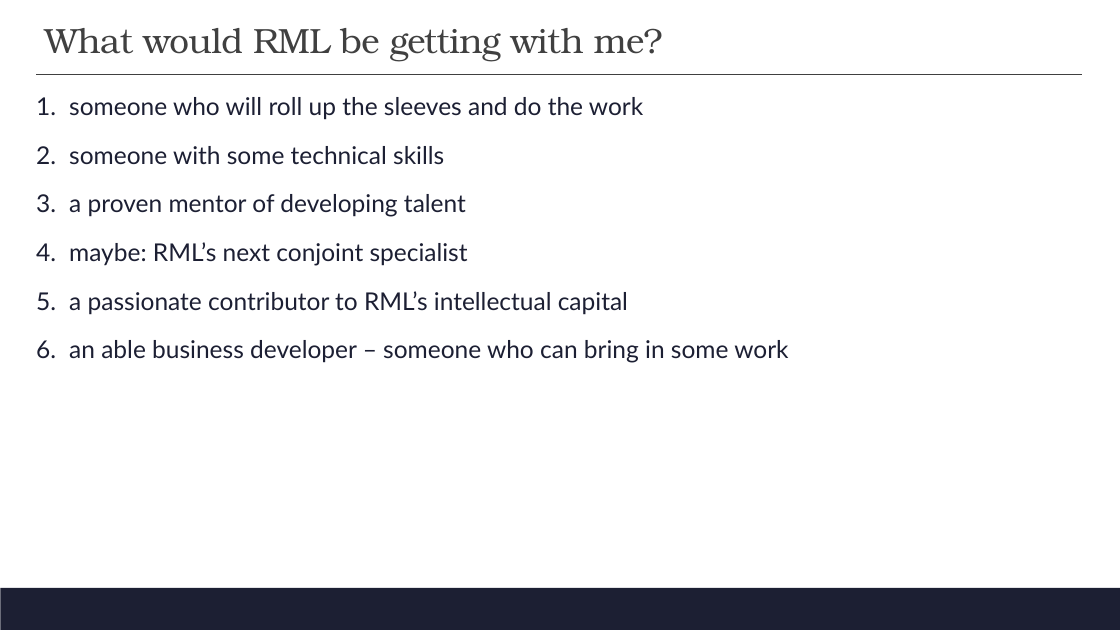
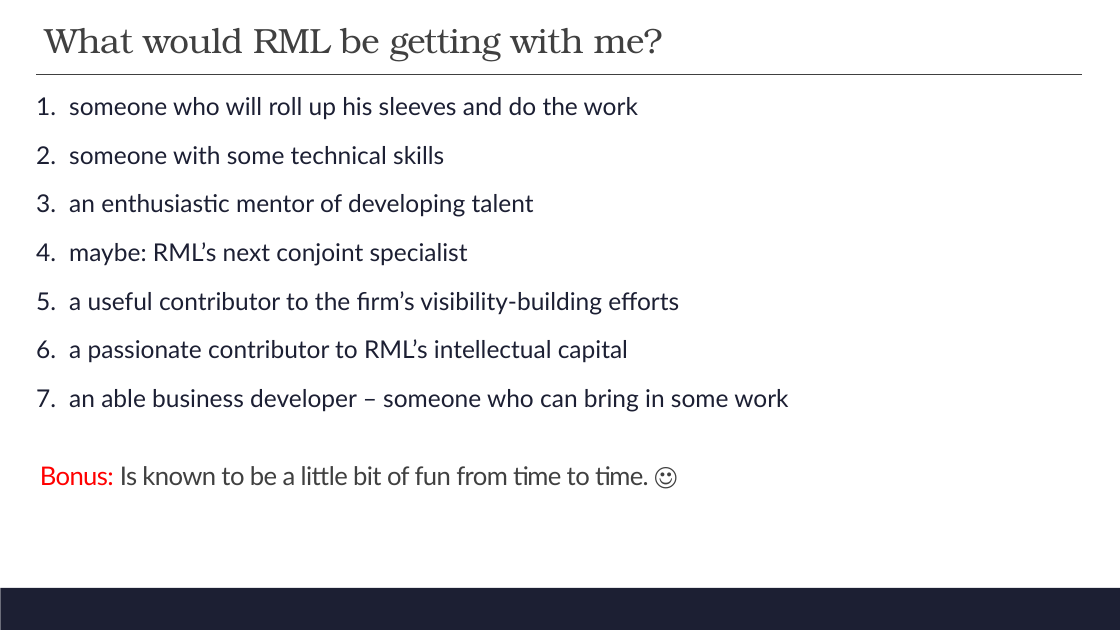
Before and after one commit to dkent287/Restaurant-Pricing, a slide deck: slide 21 of FDRC Deck.pptx (slide 18 before the commit). Drawn at 1120x630 pixels with LibreOffice and Linux fonts; fonts in the diff are those of the drawing; background and template pictures are left out. Boxes give left, top, right and bottom in pixels: in the first picture for what was removed or moved away, otherwise in the second. Text is boxed around its words. In the diff, an @@ line names an element or a change of style, - is before the commit and + after.

```diff
--- a/FDRC Deck.pptx
+++ b/FDRC Deck.pptx
@@ text at <box>69,97,638,120</box>: text changed @@
-1. someone who will roll up the sleeves and do the work
+1. someone who will roll up his sleeves and do the work
@@ text at <box>69,194,534,217</box>: text changed @@
-3. a proven mentor of developing talent
+3. an enthusiastic mentor of developing talent
@@ text at <box>69,291,679,315</box>: paragraph added @@
+5. a useful contributor to the firm’s visibility-building efforts
@@ text added at <box>40,466,649,486</box>, 22 pt, text #404040 @@
+Bonus: Is known to be a little bit of fun from time to time. ☺
```
Also in this commit, not shown: 11 other slides changed, 9 slides added, 6 slides removed, 2 other files.
